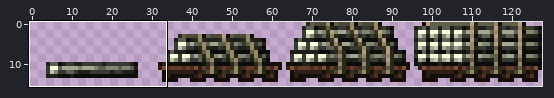
File history of a sprite sheet, content/Entities/Resources/Billet/resource.steel.billet.png. Above: a wide view before the commit, with the close-up outlined.
Close-up. Before the edit:
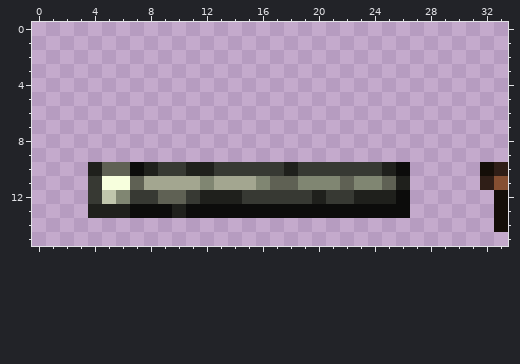
The file is 128x16 pixels. Colours within 5 levels of each other are drawn and written as one. Shown: x 0..33, y 0..15.
And afterwards:
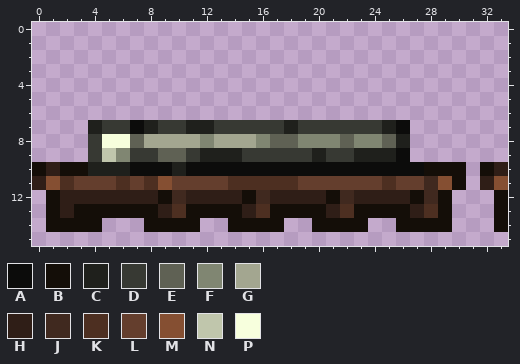
Palette (. is transparent): A #0c0c0b  B #140e08  C #1f201c  D #373933  E #5f6154  F #808672  G #a3a690  H #2f1e17  J #40291f  K #4d2f21  L #643e2d  M #854f32  N #c0c6ac  P #f7ffdd
Changes in this commit:
The edit adds colour A in row 7 at x 7 and 26; in row 9 at x 26; in row 10 at x 27.
Colour C gives way to colour A in row 10 at x 8, 11 to 12, 18 and 25.
Colour D gives way to colour A in row 10 at x 9, 13 to 17 and 19 to 24.
The edit adds colour B in row 10 at x 0, 2 to 3 and 28 to 30; in row 11 at x 30; in row 12 at x 1, 27 and 29; in row 13 at x 1, 3 and 29; in row 14 at x 1 to 4, 8 to 11, 14 to 17, 20 to 23 and 26 to 29.
Colour A gives way to colour B in row 13 at x 7 to 8, 11 to 14, 17 to 20 and 23 to 26.
Colour C gives way to colour B in row 13 at x 4 to 6.
Colour D gives way to colour B in row 12 at x 15 and 21.
Colour E gives way to colour B in row 12 at x 9.
The edit adds colour C in row 7 at x 4, 8, 11 to 12, 18 and 25; in row 8 at x 26; in row 9 at x 12 to 14, 20 and 23 to 25.
Colour D gives way to colour C in row 10 at x 10.
Colour E gives way to colour C in row 10 at x 5 to 6.
The edit adds colour D in row 7 at x 5 to 6, 9 to 10, 13 to 17 and 19 to 24; in row 8 at x 4; in row 9 at x 4, 7 to 8, 11, 15 to 19 and 21 to 22.
The edit adds colour E in row 8 at x 7, 17 to 18, 22 and 25; in row 9 at x 9 to 10.
The edit adds colour F in row 8 at x 12, 16, 19 to 21 and 23 to 24; in row 9 at x 6.
The edit adds colour G in row 8 at x 8 to 11 and 13 to 15.
The edit adds colour H in row 10 at x 1; in row 11 at x 0; in row 12 at x 2 to 3; in row 13 at x 2 and 27.
Colour A gives way to colour H in row 12 at x 26; in row 13 at x 9, 15 and 21.
Colour C gives way to colour H in row 12 at x 12 to 14, 20 and 23 to 25.
Colour D gives way to colour H in row 12 at x 4, 7 to 8, 11 and 17 to 19.
Colour F gives way to colour H in row 12 at x 6.
Colour N gives way to colour H in row 12 at x 5.
The edit adds colour J in rows 11 to 12 at x 28.
Colour D gives way to colour J in row 12 at x 16 and 22.
Colour E gives way to colour J in row 12 at x 10.
The edit adds colour K in row 11 at x 2; in row 13 at x 28.
Colour A gives way to colour K in row 13 at x 16 and 22.
Colour C gives way to colour K in row 13 at x 10.
Colour E gives way to colour K in row 11 at x 17 to 18 and 25.
Colour F gives way to colour K in row 11 at x 16.
Colour G gives way to colour K in row 11 at x 8 and 14 to 15.
Colour P gives way to colour K in row 11 at x 6.
The edit adds colour L in row 11 at x 3 and 27.
Colour C gives way to colour L in row 11 at x 26.
Colour D gives way to colour L in row 11 at x 4.
Colour E gives way to colour L in row 11 at x 7 and 22.
Colour F gives way to colour L in row 11 at x 12, 19 to 21 and 23 to 24.
Colour G gives way to colour L in row 11 at x 10 to 11 and 13.
Colour P gives way to colour L in row 11 at x 5.
The edit adds colour M in row 11 at x 1 and 29.
Colour G gives way to colour M in row 11 at x 9.
The edit adds colour N in row 9 at x 5.
The edit adds colour P in row 8 at x 5 to 6.
Changed places in both close-ups, as pixel boxes (x1, y1, x2, y2):
changed: (32, 120, 466, 232)
